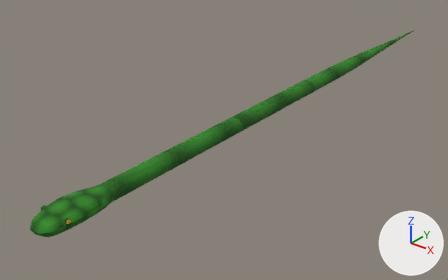
A saved change to the FBX model MagicVR/Assets/FBXs/Snake.fbx.
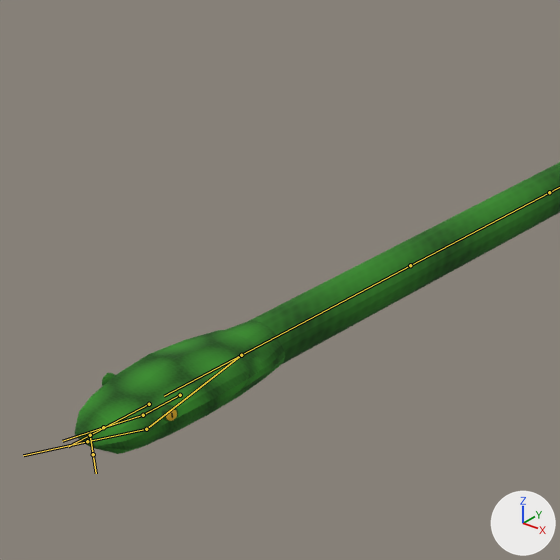
Each version is shown whole from a camera (50 mm lens) standing at (1.012, -0.786, 0.754) and looking at (-0.134, 0.646, -0.133), then close up on the part from 0% to 50% of the width and 20% to 100% of the height. The lights are fixed; the arrows at lower right show +X, +Y and +Z. Both versions are drawn at frame 1 of the action 'BiteClose'; the numbers are the values there. The bones that bend it are drawn over the model as lines in the close-ups.

In view in the first close-up: 'Snake'.
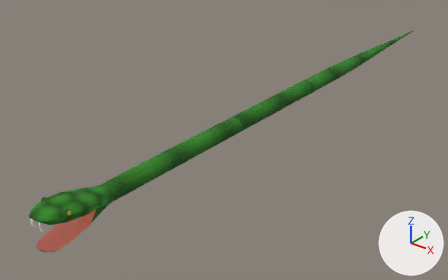
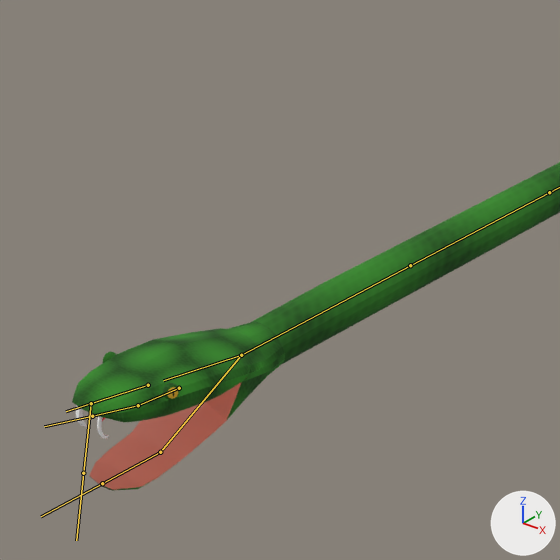
Scene script edits in JSON lines:
```json
{"block": "bone_headtop_000", "where": "bone_headtop_000 = bpy.data.objects['SnakeRig'].pose.bones['HeadTop.000']"}
{"op": "set", "path": "bone_headtop_000.rotation_quaternion", "old": "(1.0, 0.0, 0.0, 0.0)", "new": "(0.996, -0.088, 0.0, 0.0)", "note": "degrees (0, 0, 0) -> degrees (-10, 0, 0)"}
{"block": "bone_tongue_000", "where": "bone_tongue_000 = bpy.data.objects['SnakeRig'].pose.bones['Tongue.000']  # child of 'HeadTop.000'"}
{"op": "set", "path": "bone_tongue_000.location", "old": "(0.0, 0.0, 0.0)", "new": "(0.0, -0.001, 0.005)"}
{"op": "set", "path": "bone_tongue_000.rotation_quaternion", "old": "(1.0, 0.001, 0.0, 0.0)", "new": "(0.999, 0.046, 0.0, 0.0)", "note": "degrees (0, 0, 0) -> degrees (5, 0, 0)"}
{"op": "set", "path": "bone_tongue_000.scale", "old": "(1.0, 1.0, 1.0)", "new": "(1.09, 1.09, 1.09)"}
{"block": "bone_jaw_000", "where": "bone_jaw_000 = bpy.data.objects['SnakeRig'].pose.bones['Jaw.000']  # child of 'HeadTop.001'"}
{"op": "set", "path": "bone_jaw_000.rotation_quaternion", "old": "(1.0, 0.0, 0.0, 0.0)", "new": "(0.974, 0.228, 0.0, 0.0)", "note": "degrees (0, 0, 0) -> degrees (26, 0, 0)"}
{"block": "bone_fangs", "where": "bone_fangs = bpy.data.objects['SnakeRig'].pose.bones['Fangs']  # child of 'HeadTop.001'"}
{"op": "set", "path": "bone_fangs.location", "old": "(0.0, 0.0, 0.0)", "new": "(0.0, 0.0, 0.003)"}
{"op": "set", "path": "bone_fangs.rotation_quaternion", "old": "(1.0, 0.0, 0.0, 0.0)", "new": "(0.999, -0.048, 0.0, 0.0)", "note": "degrees (0, 0, 0) -> degrees (-5, 0, 0)"}
{"op": "set", "path": "bone_fangs.scale", "old": "(1.0, 1.0, 1.0)", "new": "(1.07, 3.21, 3.21)"}
```

Boxes [x1, y1, x2, y2] around the edits, measured in the close-ups (560 x 560 px):
```json
{"object": "Snake", "change": "posed", "before": [75, 162, 560, 454], "after": [72, 162, 560, 491]}
{"bone": "HeadTop.000", "before": "(241, 355) to (164, 396)", "after": "(241, 355) to (163, 380)"}
{"bone": "Tongue.000", "before": "(180, 395) to (143, 415)", "after": "(179, 388) to (138, 405)"}
{"bone": "Jaw.000", "before": "(241, 355) to (146, 429)", "after": "(241, 355) to (160, 452)"}
{"bone": "Fangs", "before": "(90, 435) to (93, 454)", "after": "(91, 403) to (83, 473)"}
```
